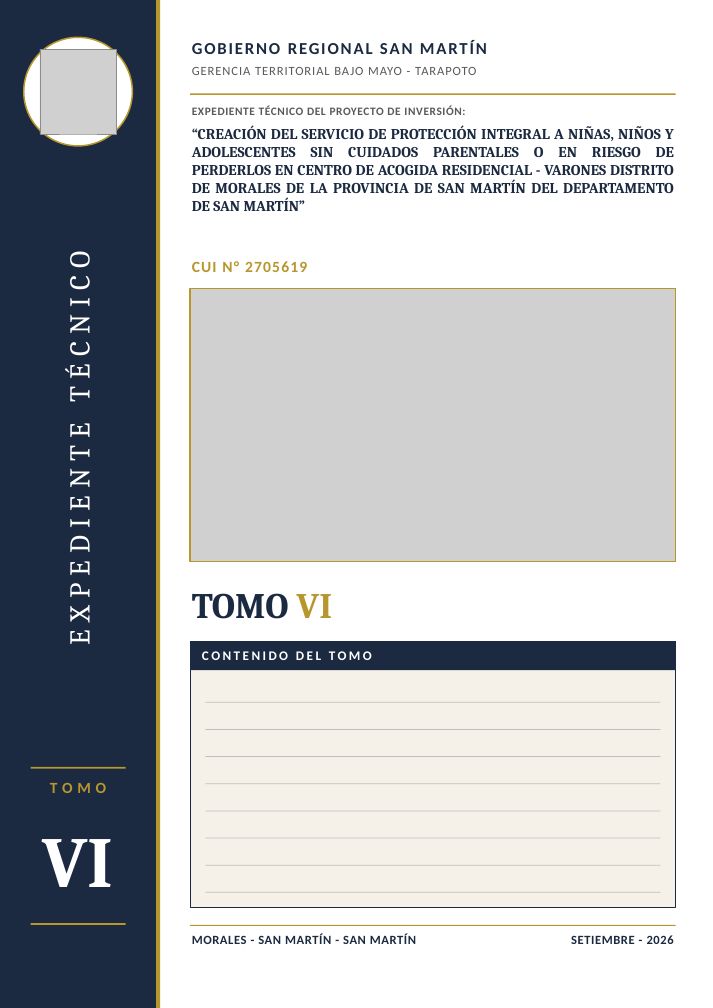
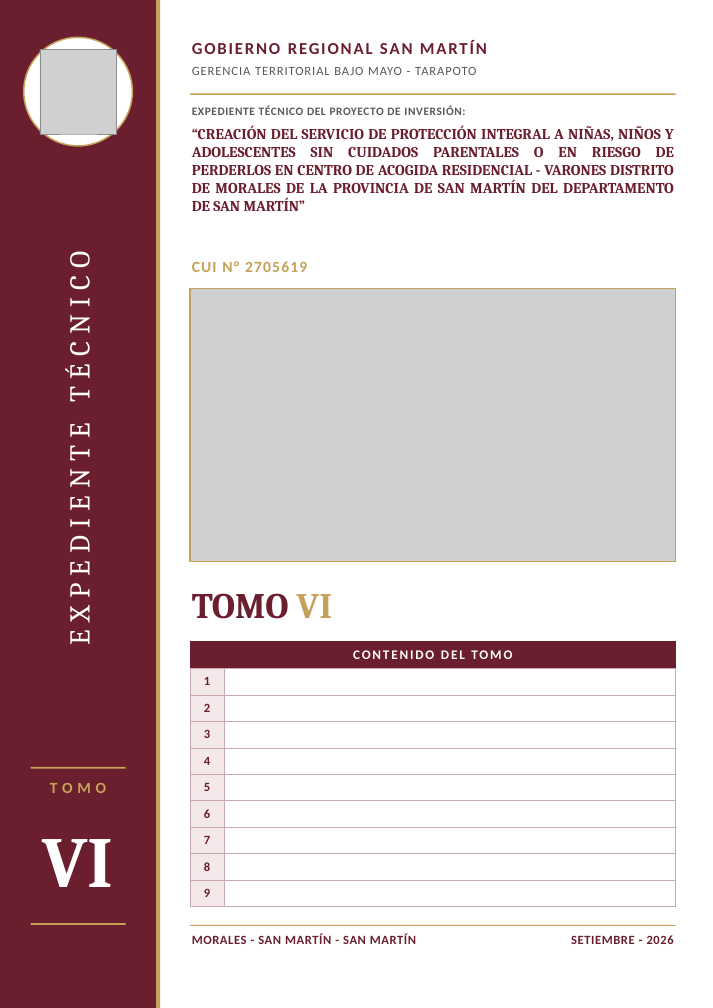
Before and after one commit to josedelcarmenpizarrosuarez10-debug/holaaa, a slide deck: slide 6 of entregables_varones/CARATULAS_TOMOS_I_AL_X_CAR_VARONES.pptx. Drawn at 713x1008 pixels with LibreOffice and Linux fonts; fonts in the diff are those of the drawing; grey boxes stand for pictures. Boxes give left, top, right and bottom in pixels: in the first picture for what was removed or moved away, otherwise in the second. Text is boxed around its words. In the diff, an @@ line names an element or a change of style, - is before the commit and + after.

```diff
--- a/entregables_varones/CARATULAS_TOMOS_I_AL_X_CAR_VARONES.pptx
+++ b/entregables_varones/CARATULAS_TOMOS_I_AL_X_CAR_VARONES.pptx
@@ rectangle at [0,0,156,1008]: fill #1B2A41 to #6B1F2E @@
@@ ellipse at [24,37,133,146]: outline #B8962E 1.25 pt to #C5A15A 1.25 pt @@
@@ text "CUI N° 2705619" at [192,261,307,272]: text colour #B8962E to #C5A15A @@
@@ rectangle at [190,289,675,562]: outline #B8962E 1.5 pt to #C5A15A 1.5 pt @@
@@ text "TOMO VI" at [192,593,333,619]: text colour #1B2A41 to #6B1F2E in "TOMO"; text colour #B8962E to #C5A15A in "VI" @@
@@ rectangle removed at [190,641,675,908] @@
@@ rectangle removed at [190,641,675,670] @@
@@ table added at [190,641,675,907], 10 rows, 2 columns @@
+CONTENIDO DEL TOMO | 
+1 | 
+2 | 
+3 | 
+4 | 
+5 | 
+6 | 
+7 | 
+8 | 
+9 | 
@@ text removed at [202,651,372,660] @@
-CONTENIDO DEL TOMO
@@ rectangle removed at [205,702,660,703] @@
@@ rectangle removed at [205,729,660,730] @@
@@ text "TOMO" at [50,783,106,793]: text colour #B8962E to #C5A15A @@
@@ rectangle removed at [205,756,660,757] @@
@@ rectangle removed at [205,784,660,785] @@
@@ rectangle removed at [205,810,660,811] @@
@@ rectangle removed at [205,838,660,839] @@
@@ rectangle removed at [205,865,660,866] @@
@@ rectangle removed at [205,892,660,893] @@
@@ fill #B8962E to #C5A15A in 5 elements at [156,0,160,1008], [190,93,675,95], [30,767,125,769], [30,923,125,925], [190,925,675,926] @@
@@ text colour #1B2A41 to #6B1F2E in 4 elements at [190,37,675,64], [192,125,674,211], [192,934,416,944], [571,935,674,944] @@
```
Also in this commit, not shown: 9 other slides changed, 8 other files.
